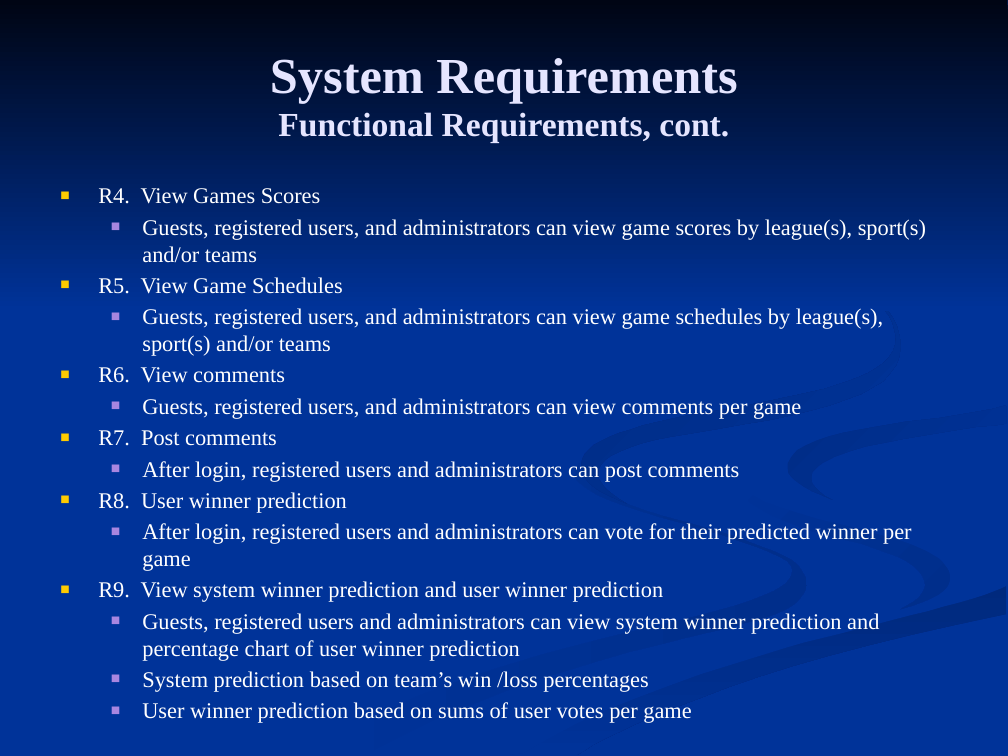
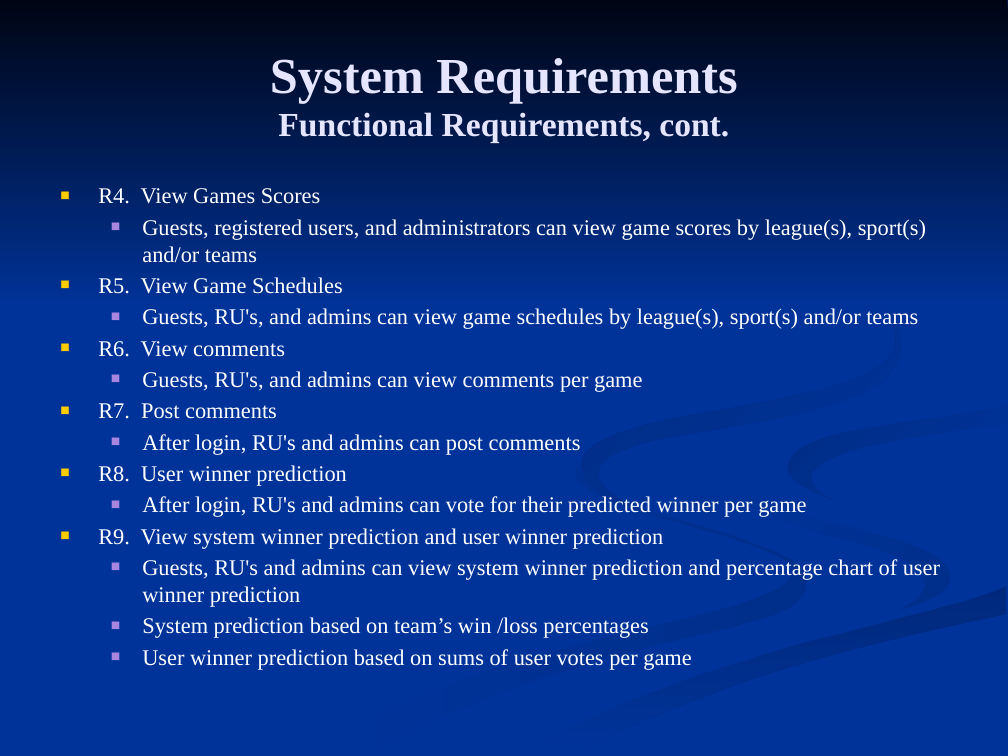
Before and after one commit to c0bra99/sports-score-tracker, a slide deck: slide 5 of Documents/DesignPresentation.pptx. Drawn at 1008x756 pixels with LibreOffice and Linux fonts; fonts in the diff are those of the drawing. Boxes give left, top, right and bottom in pixels: in the first picture for what was removed or moved away, otherwise in the second. Text is boxed around its words. In the diff, an @@ line names an element or a change of style, - is before the commit and + after.

```diff
--- a/Documents/DesignPresentation.pptx
+++ b/Documents/DesignPresentation.pptx
@@ text at (x1=142, y1=308, x2=918, y2=329): text changed @@
-  ■ Guests, registered users, and administrators can view game schedules by league(s), sport(s) and/or teams
+  ■ Guests, RU's, and admins can view game schedules by league(s), sport(s) and/or teams
@@ text at (x1=142, y1=371, x2=642, y2=392): text changed @@
-  ■ Guests, registered users, and administrators can view comments per game
+  ■ Guests, RU's, and admins can view comments per game
@@ text at (x1=142, y1=434, x2=581, y2=455): text changed @@
-  ■ After login, registered users and administrators can post comments
+  ■ After login, RU's and admins can post comments
@@ text at (x1=142, y1=496, x2=806, y2=517): text changed @@
-  ■ After login, registered users and administrators can vote for their predicted winner per game
+  ■ After login, RU's and admins can vote for their predicted winner per game
@@ text at (x1=142, y1=559, x2=940, y2=607): text changed @@
-  ■ Guests, registered users and administrators can view system winner prediction and percentage chart of user winner prediction
+  ■ Guests, RU's and admins can view system winner prediction and percentage chart of user winner prediction
```
Also in this commit, not shown: 6 other slides changed.
